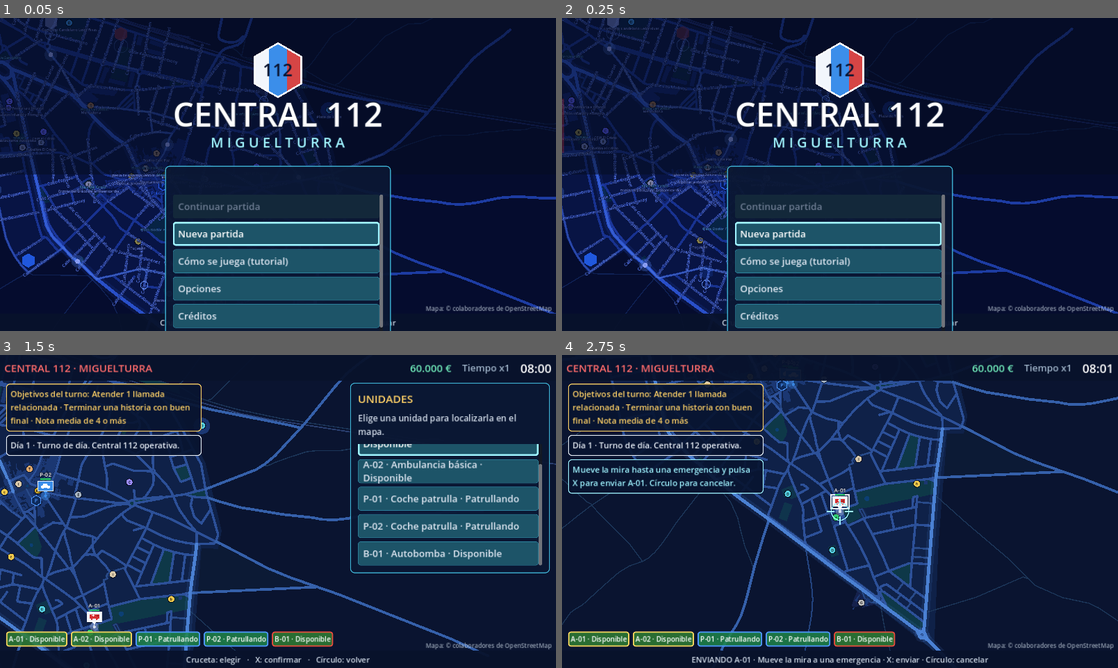
Above: before the commit, frames 1-4 (two rows, left to right).
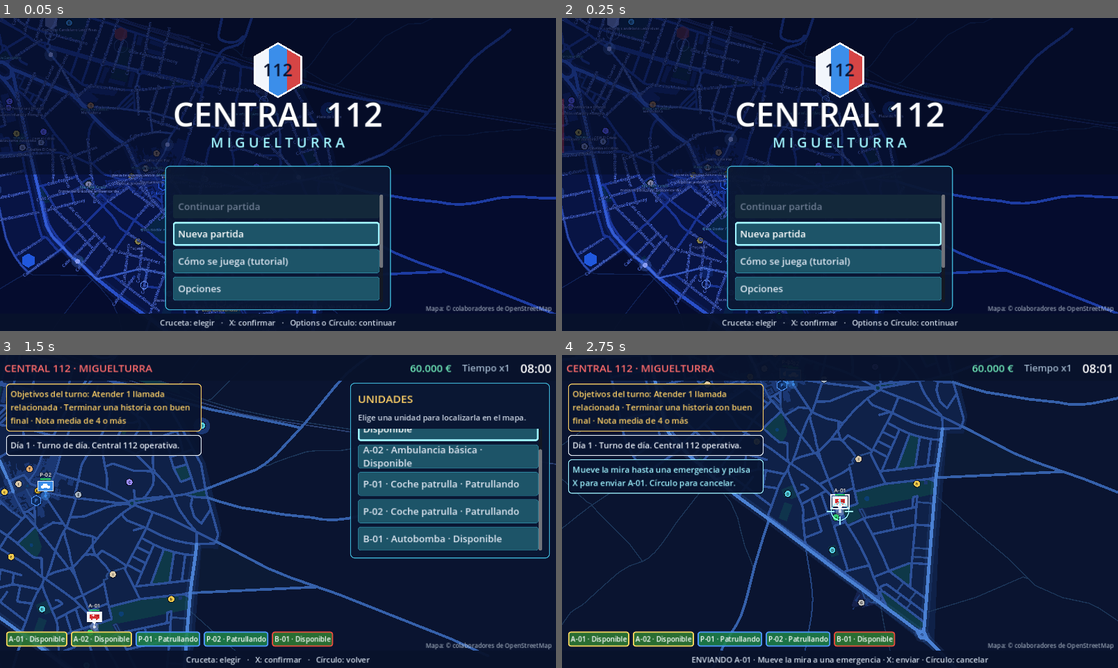
Above: after the commit, the same moments.

Repository: Albatrox799/112-central
Game: Godot game, scene res://scenes/main/main.tscn
Same seed, same stepped clock (60 frames per second), same inputs: the game is played once before the commit and once after it.
Inputs (mouse positions are in pixels of both pictures, inside the frame that each line leads up to):
- Up to frame 1 (0.05 s): no input
- Up to frame 2 (0.25 s): no input
- Up to frame 3 (1.5 s): tap Enter (seleccionar) at 0.5 s; move the mouse to (400, 495) at 0.52 s; hold D (mover_derecha) 0.53-1.28 s; hold E (abrir_emergencias) 0.53-1.28 s; click (400, 495) at 0.67 s; tap Space at 0.77 s; move the mouse to (166, 527) at 1.27 s; hold S (mover_abajo) from 1.28 s (still down); tap U (abrir_unidades) at 1.35 s
- Up to frame 4 (2.75 s): tap Space at 1.52 s; release S (mover_abajo) at 2 s; click "Elegir la emergencia en el ma…" at 2 s

The runs differ from the first frame. In frame 1, 3.1% of the frame differs, in the area x 29-71%, y 79-100%; in frame 2, 3.1%; in frame 3, 8.3%, in the area x 63-99%, y 18-70%; in frame 4, nothing differs.

Commit message:
Add files via upload

Diff:
--- a/project.godot
+++ b/project.godot
@@ -7,7 +7,7 @@
 
 config/name="Central 112 - Ciudad Real"
 config/description="Prototipo Fase 1: simulador de central de emergencias"
-config/version="0.7"
+config/version="0.7.1"
 run/main_scene="res://scenes/main/main.tscn"
 config/features=PackedStringArray("4.3", "GL Compatibility")
 config/quit_on_go_back=false
--- a/scripts/incidents/incidente.gd
+++ b/scripts/incidents/incidente.gd
@@ -37,6 +37,7 @@
 var llamadas_relacionadas := 0
 var decision_pendiente := false
 var ajuste_estrellas := 0
+var apoyos: Array = []          # unidades de primera respuesta esperando al servicio principal
 
 
 func registrar(hora: String, texto: String) -> void:
@@ -135,7 +136,11 @@
 		else:
 			vehiculo_seguido = null
 	if esperando_ayuda():
-		urgencia_restante = maxf(urgencia_restante - delta, 0.0)
+		var factor := 1.0
+		for a in apoyos:
+			if is_instance_valid(a):
+				factor = 0.5   # alguien ya está atendiendo: empeora más despacio
+		urgencia_restante = maxf(urgencia_restante - delta * factor, 0.0)
 	if tipo == "incendio" and activo():
 		_actualizar_humo(delta)
 	queue_redraw()
--- a/scripts/interface/hud.gd
+++ b/scripts/interface/hud.gd
@@ -135,7 +135,7 @@
 	var x := fmod(_t_portada * 260.0, ANCHO + 400.0) - 200.0
 	var col := Color(1, 0.2, 0.2, 0.22) if int(_t_portada * 2.0) % 2 == 0 else Color(0.2, 0.45, 1.0, 0.22)
 	portada.draw_rect(Rect2(x, 185, 140, 125), col)
-	portada.draw_string(f, Vector2(0, ALTO - 50), "Mapa: © colaboradores de OpenStreetMap · Versión 0.7", HORIZONTAL_ALIGNMENT_CENTER, ANCHO, 15, Color(0.75, 0.82, 0.9, 0.7))
+	portada.draw_string(f, Vector2(0, ALTO - 50), "Mapa: © colaboradores de OpenStreetMap · Versión 0.7.1", HORIZONTAL_ALIGNMENT_CENTER, ANCHO, 15, Color(0.75, 0.82, 0.9, 0.7))
 
 
 # ---------------------------------------------------------------- CONSEJOS (tutorial)
@@ -455,6 +455,19 @@
 
 func _ajustar(c: Control) -> void:
 	c.reset_size()
+	if c == panel_lateral:
+		call_deferred("_limitar_altura")
+
+
+## Si el panel no cabe en pantalla, se encoge la lista (que tiene barra de
+## desplazamiento) para que siempre se vean todas las opciones bajando.
+func _limitar_altura() -> void:
+	var limite := ALTO - 48.0
+	var sobra := panel_lateral.position.y + panel_lateral.size.y - limite
+	if sobra > 1.0:
+		var nuevo := maxf(scroll_opciones.custom_minimum_size.y - sobra, 120.0)
+		scroll_opciones.custom_minimum_size = Vector2(0, nuevo)
+		panel_lateral.reset_size()
 
 
 func _vaciar(contenedor: Node) -> void:
@@ -701,7 +714,7 @@
 	panel_titulo = _etiqueta("", 25, Color("ffd166"))
 	panel_titulo.autowrap_mode = TextServer.AUTOWRAP_WORD_SMART
 	v.add_child(panel_titulo)
-	panel_texto = _etiqueta("", 20, Color("cfd9e6"))
+	panel_texto = _etiqueta("", 18, Color("cfd9e6"))
 	panel_texto.autowrap_mode = TextServer.AUTOWRAP_WORD_SMART
 	v.add_child(panel_texto)
 	scroll_opciones = ScrollContainer.new()
--- a/scripts/main/main.gd
+++ b/scripts/main/main.gd
@@ -381,7 +381,7 @@
 	hud.set_pausa(false)
 	hud.notificar("Día %d · %s. Central 112 operativa." % [partida["dia"], t["nombre"]])
 	_programar(5.0, _sonar_llamada)
-	_programar(20.0, _evento_aleatorio)
+	_programar(35.0, _evento_aleatorio)
 
 
 # ================================================================ EQUIPOS Y TIENDA
@@ -571,7 +571,7 @@
 	if en_menu or turno_terminando:
 		return
 	var dificultad := maxf(0.6, 1.0 - (partida["dia"] - 1) * 0.05)
-	var espera := randf_range(22.0, 40.0) if turno == "dia" else randf_range(30.0, 50.0)
+	var espera := randf_range(40.0, 70.0) if turno == "dia" else randf_range(50.0, 80.0)
 	var factor: float = {"tranquila": 1.4, "normal": 1.0, "caotica": 0.7}.get(opciones["dificultad"], 1.0)
 	_programar(espera * dificultad * factor, _evento_aleatorio)
 	var activos := 0
@@ -582,13 +582,18 @@
 	if activos >= 3 + mini(partida["dia"] - 1, 3) + extra_max:
 		return
 	var r := randf()
-	var prob_llamada := 0.6 if turno == "dia" else 0.5
-	if r < prob_llamada:
+	if r < 0.35:
+		# Llamada que hay que atender
 		if not llamada_sonando and llamada == null:
 			_sonar_llamada()
-	elif r < prob_llamada + 0.15 and sospechoso == null:
+		else:
+			_aviso_directo()
+	elif r < 0.65:
+		# Emergencia menor: solo un aviso y aparece sola en el mapa
+		_aviso_directo()
+	elif r < 0.77 and sospechoso == null:
 		_crear_aviso_trafico()
-	elif r < prob_llamada + 0.27:
+	elif r < 0.9:
 		_crear_incendio()
 	else:
 		_aviso_patrulla()
@@ -1004,28 +1009,43 @@
 		texto += "\nUnidades: %s" % inc.texto_requeridas()
 	for c in inc.confirmados:
 		texto += "\nCONFIRMADO: %s" % c
-	for i in inc.informacion:
-		texto += "\n· %s" % i
+	for k in range(maxi(0, inc.informacion.size() - 3), inc.informacion.size()):
+		texto += "\n· %s" % inc.informacion[k]
 	if inc.cronologia.size() > 0:
 		texto += "\nÚltimos hechos:"
-		for k in range(maxi(0, inc.cronologia.size() - 4), inc.cronologia.size()):
+		for k in range(maxi(0, inc.cronologia.size() - 2), inc.cronologia.size()):
 			texto += "\n  %s  %s" % [inc.cronologia[k][0], inc.cronologia[k][1]]
 	var opciones := []
 	if inc.activo():
 		var destino: int = inc.nodo_real if inc.precision >= 3 else inc.nodo_aproximado
+		var lista := []
 		for v in vehiculos:
 			var libre: bool = v.disponible()
-			var etiqueta := "Enviar %s (%s) · llega en %s" % [v.id_unidad, v.nombre_servicio(), _texto_segundos(v.tiempo_estimado(destino))]
-			if not libre:
+			var util: bool = inc.requeridas.has(v.servicio) or inc.servicios.has(v.servicio)
+			var t: float = v.tiempo_estimado(destino)
+			# Orden: útiles y libres primero, luego otras libres, luego ocupadas
+			var orden := t + (0.0 if util else 10000.0) + (0.0 if libre else 100000.0)
+			lista.append([orden, v, libre, util, t])
+		lista.sort_custom(func(a, b): return a[0] < b[0])
+		for item in lista:
+			var v = item[1]
+			var etiqueta := "Enviar %s (%s) · llega en %s" % [v.id_unidad, v.nombre_servicio(), _texto_segundos(item[4])]
+			if v.estado == "Regresando":
+				etiqueta += " · desde la vuelta (%d/%d servicios)" % [v.servicios_seguidos, v.limite_seguidos()]
+			if not item[3]:
+				etiqueta += " · como apoyo"
+			if not item[2]:
 				etiqueta = "%s no disponible (%s)" % [v.id_unidad, v.estado]
-			opciones.append({"texto": etiqueta, "accion": _enviar_unidad.bind(v, inc), "activo": libre})
+			opciones.append({"texto": etiqueta, "accion": _enviar_unidad.bind(v, inc), "activo": item[2]})
 	opciones.append({"texto": "Volver al mapa", "accion": _cerrar_panel})
 	hud.mostrar_panel("%s · %s" % [inc.id_incidente, inc.titulo], texto, opciones)
 
 
 # ================================================================ LLAMADAS
 
-func _sonar_llamada() -> void:
+## solo_relacionadas = true: solo suena si hay una llamada relacionada en cola
+## (así no se encadenan llamadas nuevas nada más colgar).
+func _sonar_llamada(solo_relacionadas: bool = false) -> void:
 	if en_menu or llamada_sonando or llamada != null:
 		return
 	# Primero, las llamadas relacionadas con incidentes que ya existen
@@ -1036,7 +1056,7 @@
 			_preparar_llamada_relacionada(inc_rel, par[1])
 			_hacer_sonar()
 			return
-	if turno_terminando:
+	if turno_terminando or solo_relacionadas:
 		return
 	llamada_rel_inc = null
 	llamada_historia = {}
@@ -1152,7 +1172,7 @@
 		stats["perdidas"] += 1
 		_cambiar_dinero(-300)
 		hud.notificar("La persona ha colgado: llamada perdida (-300 €).", COLOR_LLAMADA)
-		_programar(3.0, _sonar_llamada)
+		_programar(3.0, _sonar_llamada.bind(true))
 
 
 func _contestar_llamada() -> void:
@@ -1206,14 +1226,14 @@
 		if is_instance_valid(inc_rel):
 			_unir_llamada(inc_rel, llamada)
 		llamada = null
-		_programar(2.0, _sonar_llamada)
+		_programar(2.0, _sonar_llamada.bind(true))
 		return
 	if llamada_datos.get("falsa", false):
 		stats["falsas"] += 1
 		_cambiar_dinero(200)
 		hud.notificar("Llamada sin emergencia real: no se crea ningún incidente (+200 €).", Color("9fb3c8"))
 		llamada = null
-		_programar(2.0, _sonar_llamada)
+		_programar(2.0, _sonar_llamada.bind(true))
 		return
 	var d: Dictionary = llamada_datos["incidente"]
 	var nodo := int(llamada_lugar.get("nodo", red.nodo_mas_cercano(tamano_mapa / 2.0)))
@@ -1265,7 +1285,7 @@
 	hud.notificar("Incidente %s creado: %s (%s)" % [inc.id_incidente, inc.titulo, inc.texto_precision()], COLOR_LLAMADA)
 	_mostrar_incidente(inc)
 	_consejo("incidente", "Elige en la lista qué unidad enviar y pulsa X. Fíjate en los colores del hexágono: blanco ambulancia, azul policía, rojo bomberos.")
-	_programar(2.0, _sonar_llamada)
+	_programar(2.0, _sonar_llamada.bind(true))
 
 
 ## Une una llamada relacionada al incidente que ya existía (sin duplicarlo).
@@ -1344,7 +1364,7 @@
 		_aplicar_efectos_historia(inc, e)
 	if ev.has("llamada"):
 		cola_relacionadas.append([inc, ev["llamada"]])
-		_sonar_llamada()
+		_sonar_llamada(true)
 	if ev.has("decision"):
 		_mostrar_decision(inc, ev["decision"])
 
@@ -1513,6 +1533,7 @@
 			_radio(v, "Paciente entregado en el Hospital General de Ciudad Real.")
 			_programar(6.0, _regresar.bind(v))
 		"regreso":
+			v.servicios_seguidos = 0
 			v.estado = "Disponible" if v.efectivos() > 0 else "Sin personal"
 			v.fase = ""
 			v.incidente = null
@@ -1546,6 +1567,16 @@
 	if not inc.requeridas.has(v.servicio):
 		if inc.historia != null:
 			_procesar_historia(inc, "llegada", v.servicio)
+		# Primera respuesta: si aún no ha llegado el servicio principal, se queda
+		# atendiendo (la situación empeora más despacio) hasta que llegue.
+		if int(inc.presentes.get(inc.servicio_necesario, 0)) == 0:
+			v.fase = "primera_respuesta"
+			inc.apoyos.append(v)
+			hud.mostrar_lugar(inc)
+			_radio(v, "Somos los primeros en llegar. Atendemos y tranquilizamos a los afectados hasta que llegue %s." % NOMBRES_SERVICIO.get(inc.servicio_necesario, "el servicio adecuado").to_lower())
+			inc.registrar(_hora(segundos_sim), "%s atiende como primera respuesta" % v.id_unidad)
+			_consejo("primera_respuesta", "Si no tienes la unidad adecuada libre, puedes mandar otra (por ejemplo, la policía) para que atienda mientras tanto: la situación empeora más despacio.")
+			return
 		# Unidad de apoyo: ayuda un rato y se va
 		match v.servicio:
 			"policia":
@@ -1558,6 +1589,8 @@
 		return
 	inc.en_lugar.append(v)
 	inc.presentes[v.servicio] = int(inc.presentes.get(v.servicio, 0)) + 1
+	if v.servicio == inc.servicio_necesario:
+		_liberar_apoyos(inc, v)
 	if v.servicio == inc.servicio_necesario and inc.tiempo_llegada < 0.0:
 		inc.tiempo_llegada = tiempo_juego
 	hud.mostrar_lugar(inc)
@@ -1588,6 +1621,16 @@
 			_radio(v, "Nos unimos a la intervención.")
 
 
+## Cuando llega el servicio principal, las unidades de primera respuesta se van.
+func _liberar_apoyos(inc, llega) -> void:
+	for a in inc.apoyos:
+		if is_instance_valid(a) and a.incidente == inc and a.fase == "primera_respuesta":
+			a.fase = "intervencion"
+			_radio(a, "Ya ha llegado %s. Les dejamos al cargo y nos retiramos." % llega.id_unidad)
+			_programar(3.0, _regresar.bind(a))
+	inc.apoyos.clear()
+
+
 func _iniciar_evento(inc, v) -> void:
 	inc.estado = "En intervención"
 	inc.progreso = 0.0
@@ -1736,6 +1779,13 @@
 		sospechoso.queue_free()
 		sospechoso = null
 	_informe_incidente(inc)
+	for a in inc.apoyos:
+		if is_instance_valid(a) and a.incidente == inc:
+			_regresar(a)
+	inc.apoyos.clear()
+	for v in inc.en_lugar:
+		if is_instance_valid(v):
+			v.servicios_seguidos += 1
 	for v in inc.en_lugar.duplicate():
 		if is_instance_valid(v) and v.incidente == inc:
 			if v.servicio == "ambulancia" and inc.traslado:
@@ -1881,6 +1931,53 @@
 		_sonido("alerta")
 
 
+# ================================================================ AVISOS DIRECTOS (emergencias menores)
+
+## Emergencia menor que no necesita conversación: llega como aviso a la
+## izquierda de la pantalla y aparece directamente en el mapa.
+func _aviso_directo() -> void:
+	var posibles := []
+	for d in DatosLlamadas.LLAMADAS:
+		if not d.get("falsa", false) and (d["turno"] == turno or d["turno"] == "ambos"):
+			posibles.append(d)
+	if posibles.is_empty():
+		return
+	var datos: Dictionary = posibles[randi() % posibles.size()]
+	var d: Dictionary = datos["incidente"]
+	var lugar := _elegir_lugar(datos["referencias"])
+	var nodo := int(lugar.get("nodo", red.nodo_mas_cercano(tamano_mapa / 2.0)))
+	var calle: String = lugar.get("calle", red.calle_de_nodo(nodo))
+	var inc = Incidente.new()
+	contador_incidentes += 1
+	inc.id_incidente = "INC-%03d" % contador_incidentes
+	inc.categoria = d.get("categoria", "medico")
+	inc.tipo = "incendio" if inc.categoria == "fuego" else "aviso_directo"
+	inc.fuente = "Aviso recibido por la centralita"
+	inc.titulo = d["titulo"]
+	inc.servicios = d["servicios"].duplicate()
+	inc.servicio_necesario = d["principal"]
+	inc.requeridas = d.get("requeridas", {d["principal"]: 1}).duplicate()
+	inc.urgencia_total = float(d["urgencia"]) + 15.0
+	inc.urgencia_restante = inc.urgencia_total
+	inc.traslado = d.get("traslado", false)
+	inc.tiempo_intervencion = d.get("intervencion", 10.0)
+	inc.informacion = ["Aviso de un vecino en %s" % calle, "Cerca de %s" % lugar.get("nombre", "")]
+	inc.precision = 3
+	inc.precision_al_enviar = -1
+	inc.nodo_real = nodo
+	inc.nodo_aproximado = nodo
+	inc.pos_exacta = red.pos(nodo)
+	inc.calma_final = 60
+	inc.tiempo_creacion = tiempo_juego
+	inc.registrar(_hora(segundos_sim), "Aviso recibido: %s" % inc.titulo)
+	inc.actualizar_posicion()
+	mundo.add_child(inc)
+	incidentes.append(inc)
+	hud.notificar("NUEVO AVISO %s: %s en %s. Pulsa Triángulo para verlo." % [inc.id_incidente, inc.titulo, calle], Color("9ff3ff"))
+	_sonido("alerta")
+	_consejo("aviso_directo", "Las emergencias menores llegan como aviso y aparecen solas en el mapa, sin llamada. Ábrelas con Triángulo y manda la unidad.")
+
+
 # ================================================================ AVISOS DE LAS PATRULLAS
 
 func _aviso_patrulla() -> void:
--- a/scripts/vehicles/vehiculo.gd
+++ b/scripts/vehicles/vehiculo.gd
@@ -32,6 +32,8 @@
 var equipo: Array = []       # equipo comprado para este vehículo
 var bono := ""
 var indice_flota := -1
+var servicios_seguidos := 0  # servicios hechos sin pasar por la base
+const LIMITE_SEGUIDOS := {"ambulancia": 3, "bomberos": 3, "policia": 99}
 var estado := "Disponible"   # Disponible, Patrullando, En desplazamiento, Buscando el lugar, En intervención, Traslado al hospital, Regresando, Persecución
 var fase := ""               # uso interno de la central
 var velocidad := 60.0        # velocidad máxima EN EMERGENCIA (metros por segundo real)
@@ -81,9 +83,18 @@
 	return equipo.has(cosa)
 
 
-## ¿Se le puede enviar a una emergencia?
+func limite_seguidos() -> int:
+	return LIMITE_SEGUIDOS.get(servicio, 3)
+
+
+## ¿Se le puede enviar a una emergencia? También mientras vuelve a la base,
+## si aún no ha agotado sus servicios seguidos (agua, material...).
 func disponible() -> bool:
-	return (estado == "Disponible" or estado == "Patrullando") and efectivos() > 0
+	if efectivos() <= 0:
+		return false
+	if estado == "Disponible" or estado == "Patrullando":
+		return true
+	return estado == "Regresando" and servicios_seguidos < limite_seguidos()
 
 
 func colocar_en(nodo: int) -> void:
